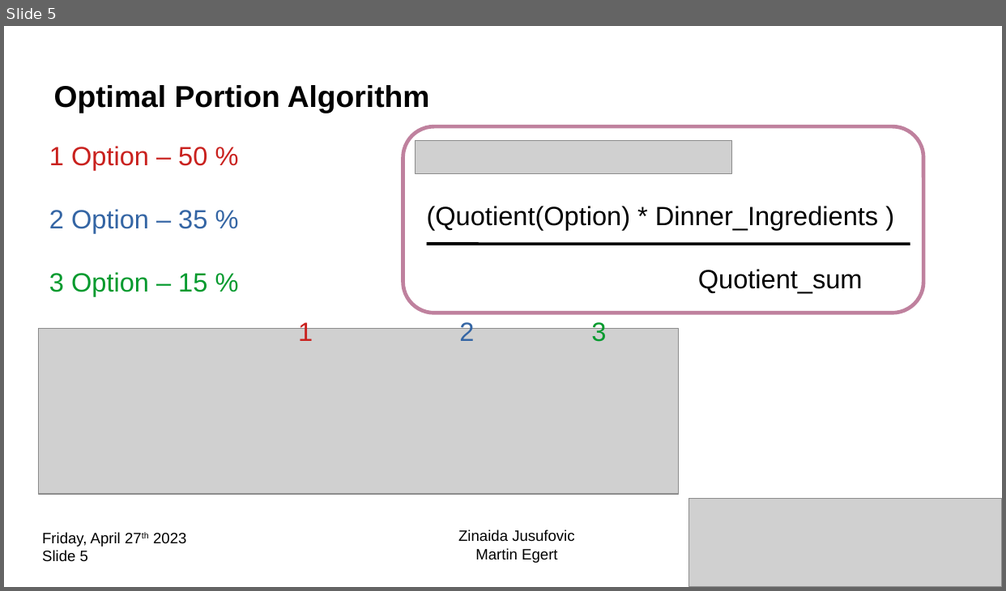
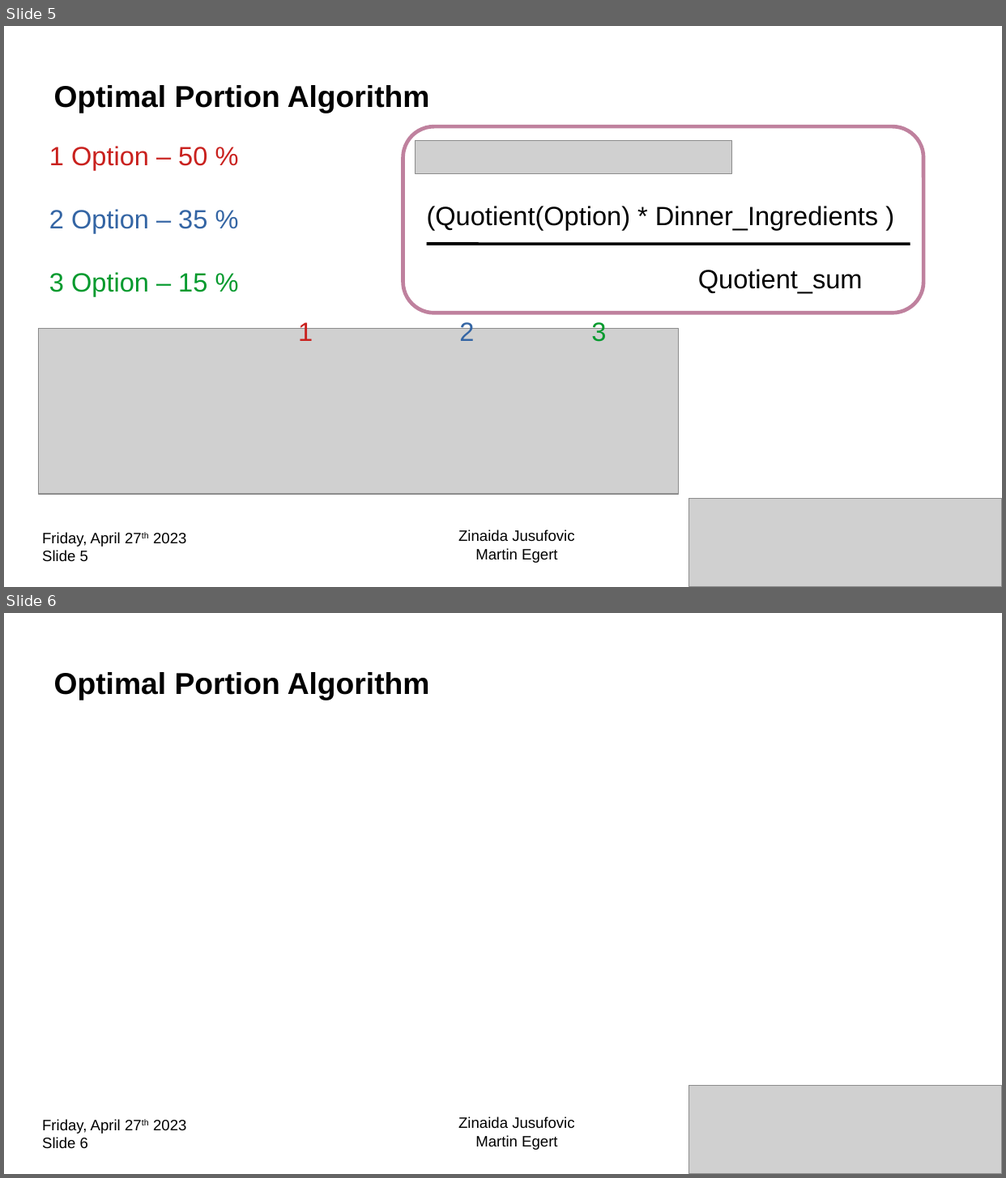
Before and after one commit to CodecoolGlobal/ehotel-buffet-java-zenais, a slide deck: presentation/20230413_EHotelBuffet.odp. Shown one above the other, each under a label of ours: slide 5 before the commit, slides 5 and 6 after it. The pictures are 1006x591 and 1006x1178 pixels, drawn with LibreOffice and Linux fonts; fonts in the diff are those of the drawing; grey boxes stand for pictures. Boxes give left, top, right and bottom in pixels: in the first picture for what was removed or moved away, otherwise in the second. Text is boxed around its words. In the diff, an @@ line names an element or a change of style, - is before the commit and + after.

```diff
--- a/presentation/20230413_EHotelBuffet.odp
+++ b/presentation/20230413_EHotelBuffet.odp
@@ slide 6 added at (4,613,1002,1174), background #FFFFFF @@
@@ title added at (54,672,430,700), 24 pt, text #000000, bold @@
+Optimal Portion Algorithm
@@ picture added at (689,1086,1002,1174) @@
@@ text added at (42,1119,186,1149), 12 pt, text #000000 @@
+Friday, April 27th 2023
+Slide 6
@@ text added at (458,1117,574,1150), 12 pt, text #000000 @@
+Zinaida Jusufovic
+Martin Egert
```
Also in this commit, not shown: 1 slide changed, 3 other slides added.
